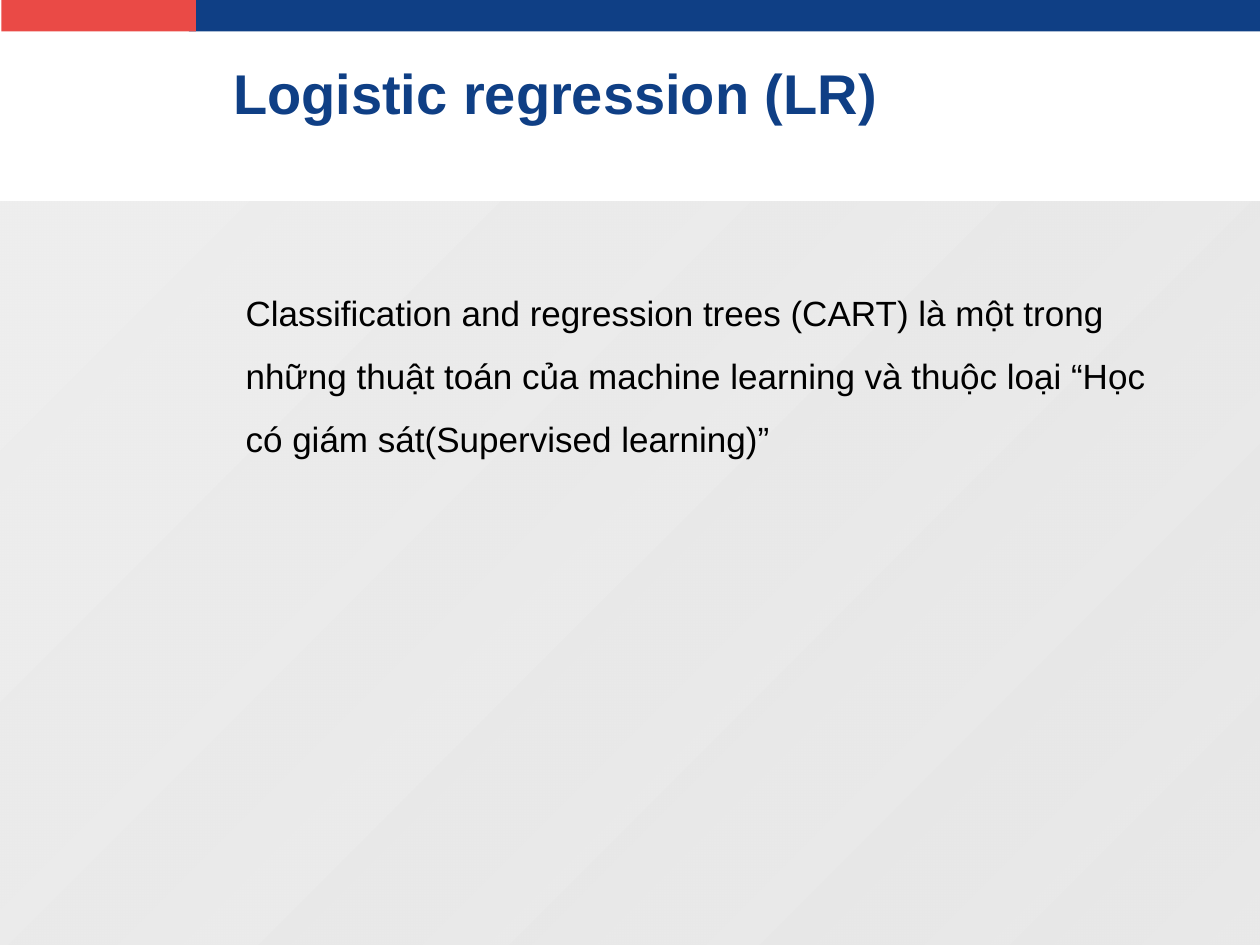
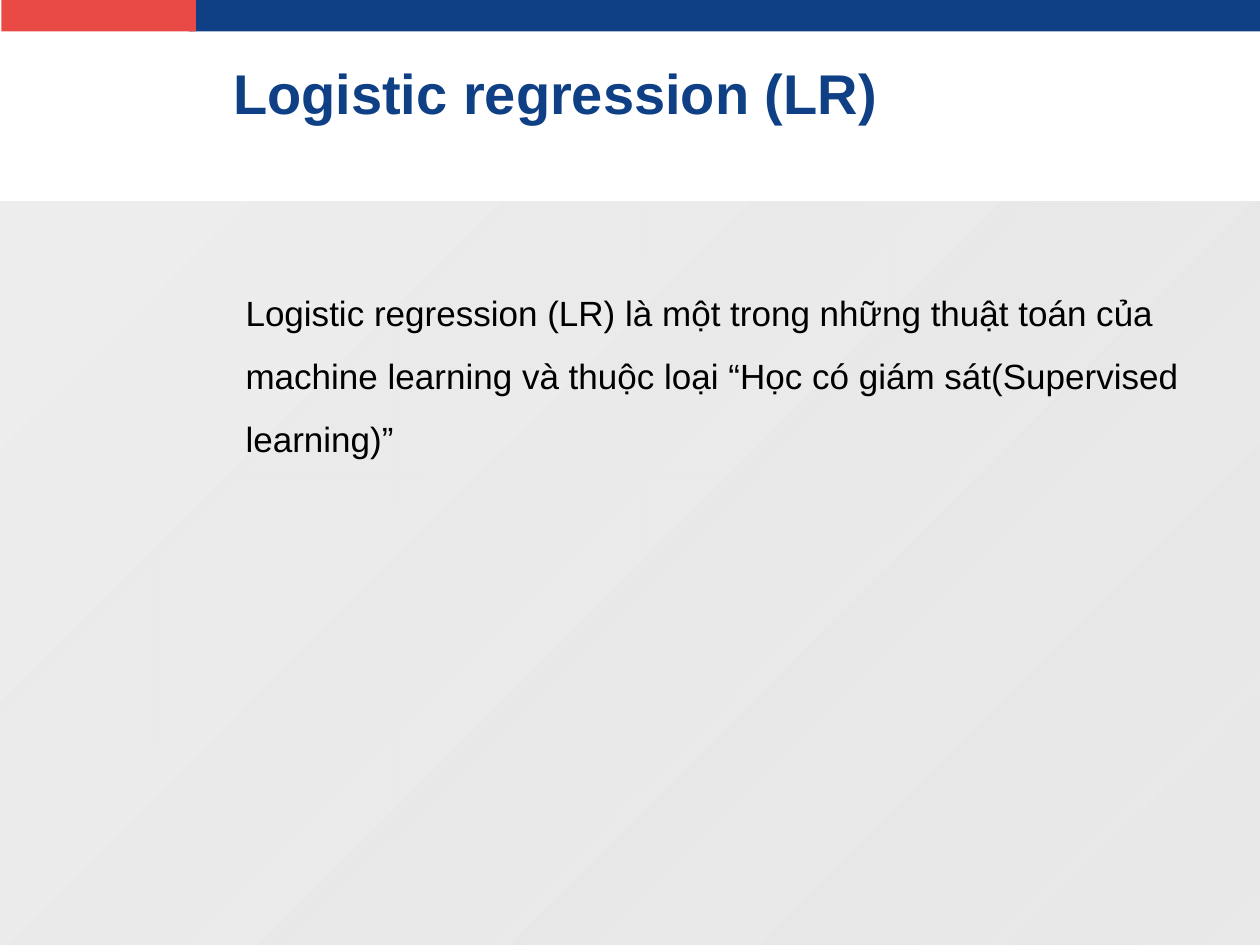
Before and after one commit to nguyentannguyen166/slidelr, a slide deck: slide 5 of NguyenTanNguyen_1405_1451020166.ppt. Drawn at 1260x945 pixels with LibreOffice and Linux fonts; fonts in the diff are those of the drawing; background and template pictures are left out. Boxes give left, top, right and bottom in pixels: in the first picture for what was removed or moved away, otherwise in the second. Text is boxed around its words. In the diff, an @@ line names an element or a change of style, - is before the commit and + after.

Commit message:
slide

```diff
--- a/NguyenTanNguyen_1405_1451020166.ppt
+++ b/NguyenTanNguyen_1405_1451020166.ppt
@@ text at [246,299,1178,459]: text changed @@
-Classification and regression trees (CART) là một trong những thuật toán của machine learning và thuộc loại “Học có giám sát(Supervised learning)”
+Logistic regression (LR) là một trong những thuật toán của machine learning và thuộc loại “Học có giám sát(Supervised learning)”
```
Also in this commit, not shown: 3 other slides changed.
